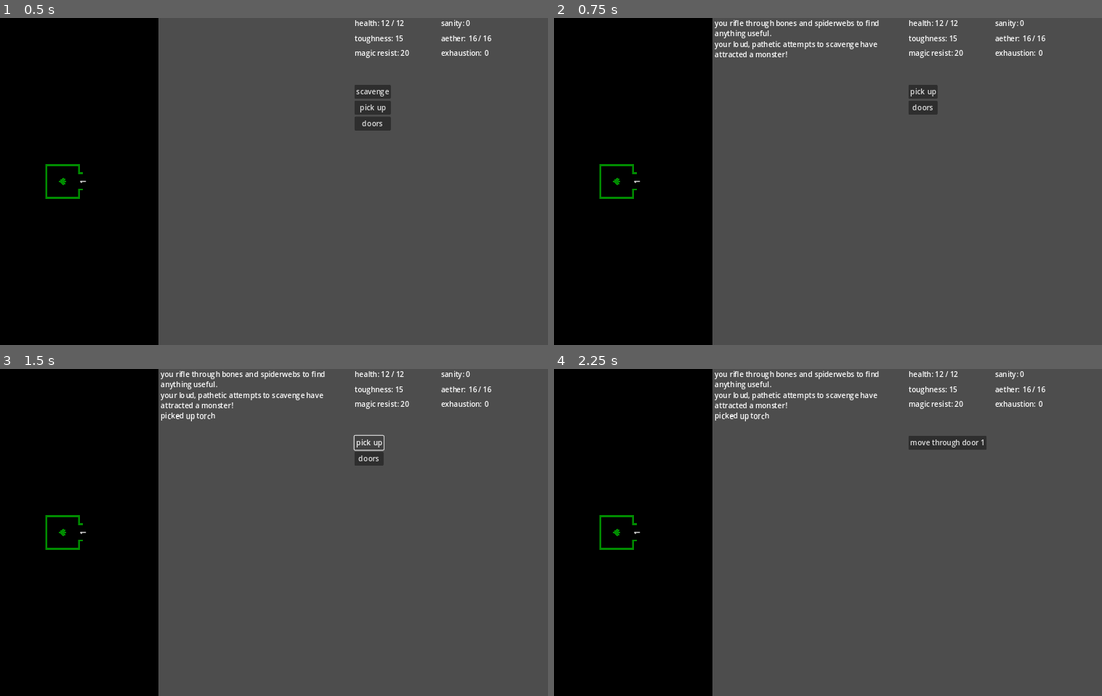
Above: before the commit, frames 1-4 (two rows, left to right).
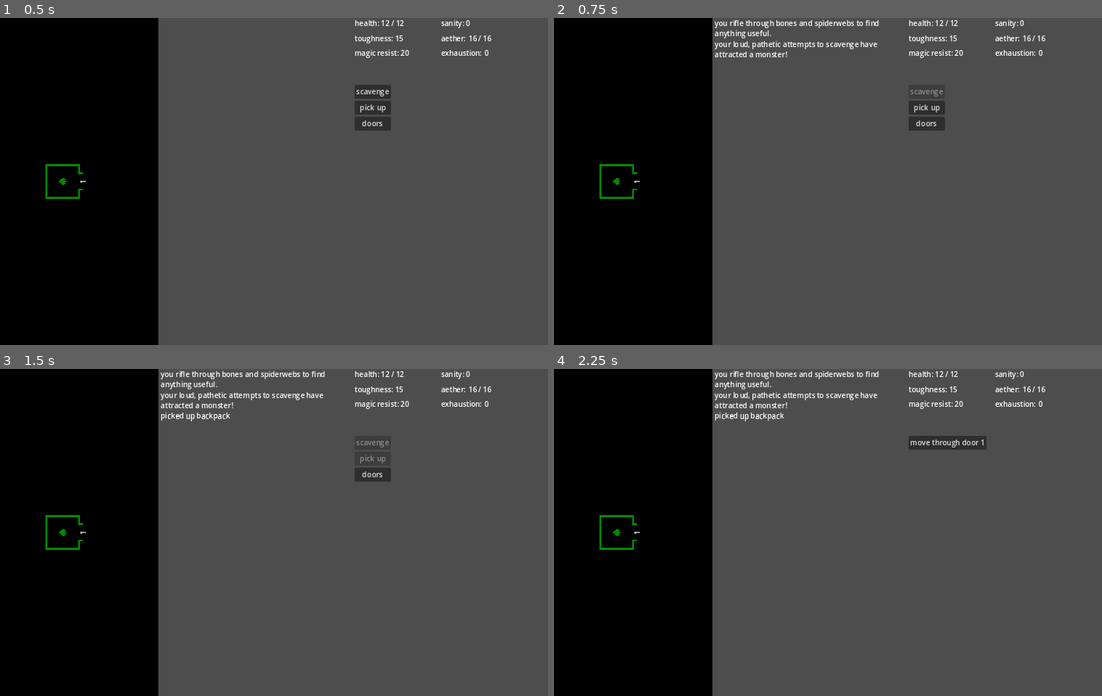
Above: after the commit, the same moments.

Repository: rainbowd-ash/ker_nethalas
Game: Godot game, scene res://globals/game.tscn
The game is run twice, just before and just after one commit, with the same random seed, the same clock (stepped at 60 frames per second) and the same inputs.
Inputs:
- Up to frame 1 (0.5 s): no input
- Up to frame 2 (0.75 s): click "scavenge" at 0.5 s
- Up to frame 3 (1.5 s): click "pick up" at 1.25 s
- Up to frame 4 (2.25 s): click "doors" at 2 s

Frame 1 is identical in both runs. In frame 2, 0.4% of the frame differs, in the area x 64-72%, y 21-35%; in frame 3, 0.5%, in the area x 35-72%, y 13-35%; in frame 4, less than 0.1%.

Commit message:
items are nodes

Diff:
--- a/character/inventory.gd
+++ b/character/inventory.gd
@@ -2,7 +2,6 @@
 class_name Inventory
 
 # list of item objects
-var items = []
 var base_capacity = 10
 var currency = 0 # TODO coins and gems take up 1 slot per 100
 
@@ -10,19 +9,19 @@
 	SignalBus.item_picked_up.connect(_on_item_picked_up)
 
 func get_items():
-	return items
+	return get_children()
 
 func add_item(item : Item): # TODO attempt to stack light items first
-	items.push_back(item)
+	add_child(item)
 
-func equip_item_at(index : int):
-	if Character.gear.equip(items[index]):
-		items.remove_at(index)
+func equip_item(equipment : Equipment):
+	if Character.gear.can_equip(equipment):
+		remove_child(equipment)
+		Character.gear.equip(equipment)
 
-func drop_item_at(index : int):
-	var dropped = items[index]
-	SignalBus.item_dropped.emit(dropped)
-	items.remove_at(index)
+func drop_item(item : Item):
+	remove_child(item)
+	Router.dungeon.current_room().add_child(item)
 
 func adjust_currency(amount : int):
 	currency += amount
--- a/dungeon/room.gd
+++ b/dungeon/room.gd
@@ -1,15 +1,15 @@
 extends Sprite2D
 class_name Room
 
-var items = [Torch.new(), Backpack.new(), CookingSupplies.new()]
 var scavenged = false
 var visited = false
 
 func _ready() -> void:
 	SignalBus.item_dropped.connect(add_item_to_room)
+	add_child(Backpack.new())
 
 func add_item_to_room(item : Item) -> void:
-	items.push_back(item)
+	add_child(item)
 
 func get_doors() -> Array:
 	var return_array = []
@@ -27,28 +27,34 @@
 			return_array.push_back(child.get_paired_door())
 	return return_array # array of Door nodes
 
-func get_items():
+func get_items() -> Array:
+	var items = []
+	for child in get_children():
+		if child is Item:
+			items.push_back(child)
 	return items
 
-func remove_item(item : Item):
-	if items.has(item):
-		items.erase(item)
+func remove_item(item : Item) -> Item:
+	var removed = null
+	for child in get_children():
+		if child == item:
+			removed = item
+			remove_child(item)
+	return removed
 
 func get_actions() -> Array:
-	var actions = []
-	if not scavenged:
-		actions.push_back(Action.new(self, "scavenge"))
-	if items:
-		actions.push_back(Action.new(self, "pick up"))
-	if not get_attached_doors().is_empty():
-		actions.push_back(Action.new(self, "doors"))
-	return actions
+	return [
+		Action.new(self, "scavenge","scavenge",(true if not scavenged else false)),
+		Action.new(self, "pick up","pick up",(true if get_items() else false)),
+		Action.new(self, "doors"),
+	]
 
 func do_action(action_key : String):
 	if action_key == "scavenge":
 		scavenge()
+		get_parent().list_actions()
 		return
-	if action_key == "doors":
+	elif action_key == "doors":
 		var door_actions = []
 		var counter : int = 1
 		for door in get_attached_doors():
@@ -56,13 +62,16 @@
 			counter += 1
 		Router.actions_ui.list_actions(door_actions)
 		return
-	if action_key == "pick up":
+	elif action_key == "pick up":
+		var items = get_items()
 		if items:
+			remove_child(items[0])
 			Character.inventory.add_item(items[0])
 			SignalBus.chat_log.emit("picked up %s" % items[0].title)
 			remove_item(items[0])
 		else:
 			print("picked up nothing (>_<)")
+		get_parent().list_actions()
 
 # can scavenge once per room
 # make a scavenge check
--- a/ui/inventory/inventory_ui.gd
+++ b/ui/inventory/inventory_ui.gd
@@ -35,7 +35,7 @@
 		gear.unequip_slot(get_selected_button().slot)
 		refresh_inventory()
 	elif action_key == "drop":
-		inventory.drop_item_at(get_selected_item_index())
+		inventory.drop_item(get_selected_button().item)
 		refresh_inventory()
 	elif action_key == "back":
 		Router.ui_modes.mode_swap("ExploreMode")
